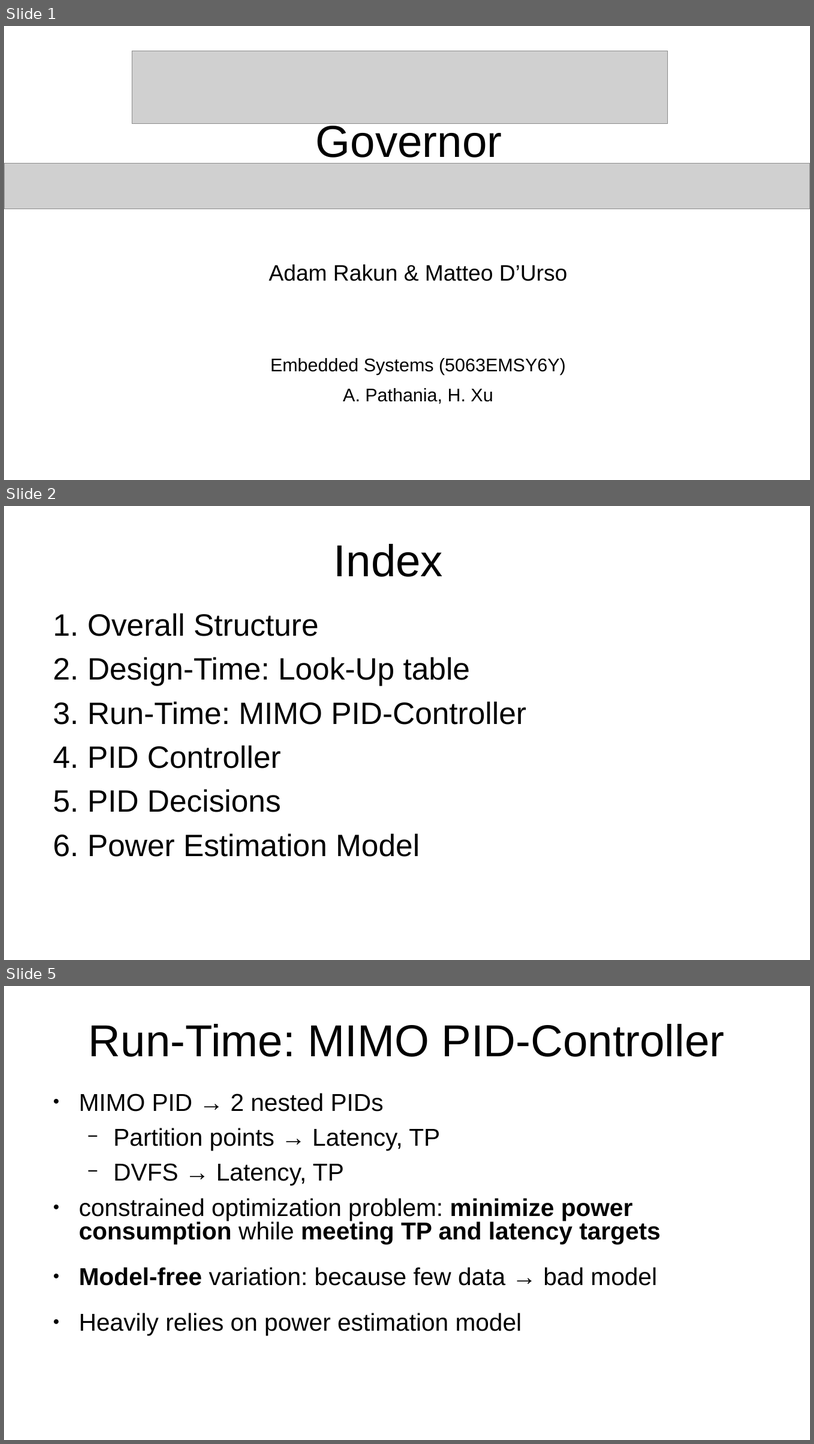
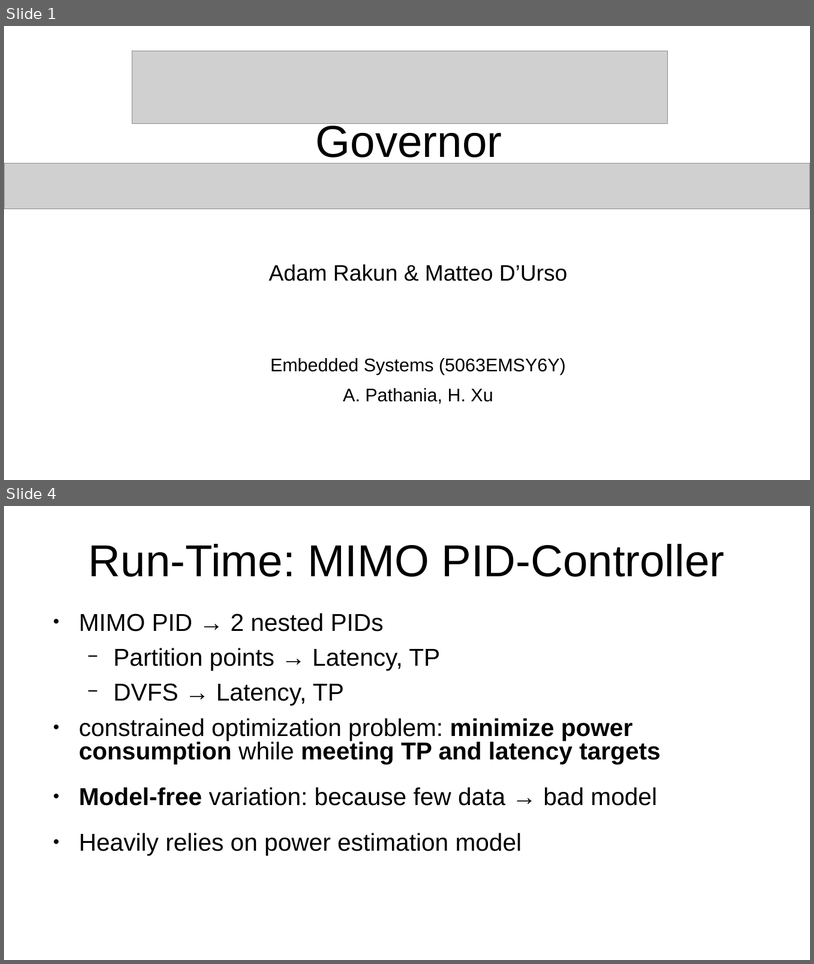
Before and after one commit to ar000001/power-optimization-governor, a slide deck: presentation/Governor Presentation.pptx. Shown one above the other, each under a label of ours: slides 1, 2 and 5 before the commit, slides 1 and 4 after it; the slides between them are not shown. The pictures are 814x1444 and 814x964 pixels, drawn with LibreOffice and Linux fonts; fonts in the diff are those of the drawing; grey boxes stand for pictures. Boxes give left, top, right and bottom in pixels: in the first picture for what was removed or moved away, otherwise in the second. Text is boxed around its words. In the diff, an @@ line names an element or a change of style, - is before the commit and + after.

```diff
--- a/presentation/Governor Presentation.pptx
+++ b/presentation/Governor Presentation.pptx
@@ slide 2 removed at (4,506,810,960), background #FFFFFF @@
@@ title removed at (334,544,443,577) @@
-Index
@@ text removed at (87,613,527,856) @@
-1. Overall Structure
-2. Design-Time: Look-Up table
-3. Run-Time: MIMO PID-Controller
-4. PID Controller
-5. PID Decisions
-6. Power Estimation Model
@@ what was slide 5 is now slide 4 @@
```
Also in this commit, not shown: 2 slides changed, 2 slides added, 1 other slide removed.
